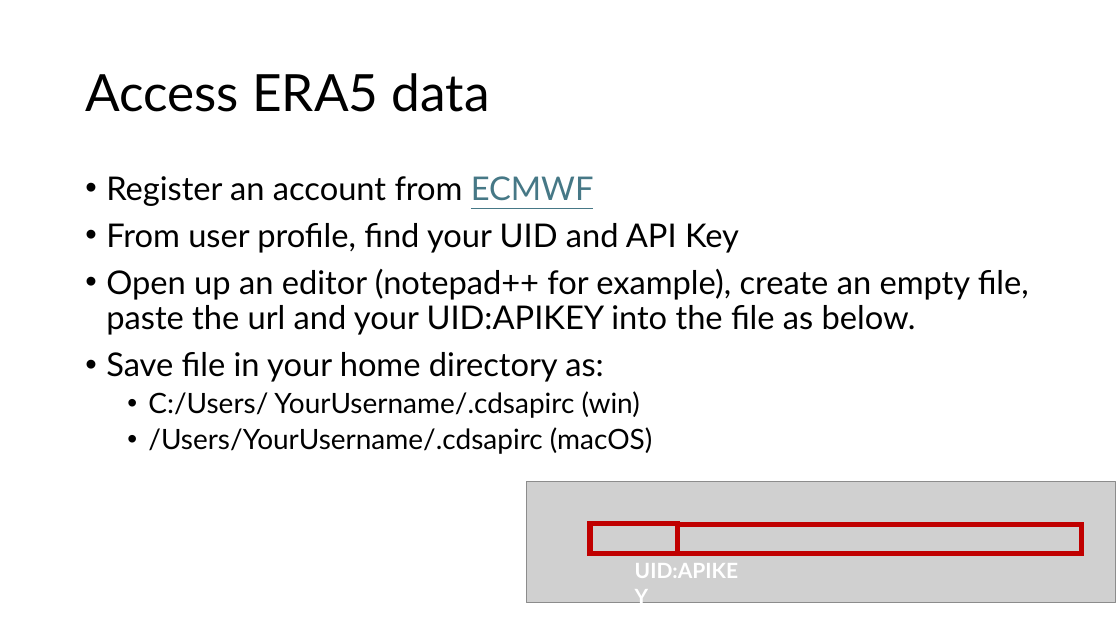
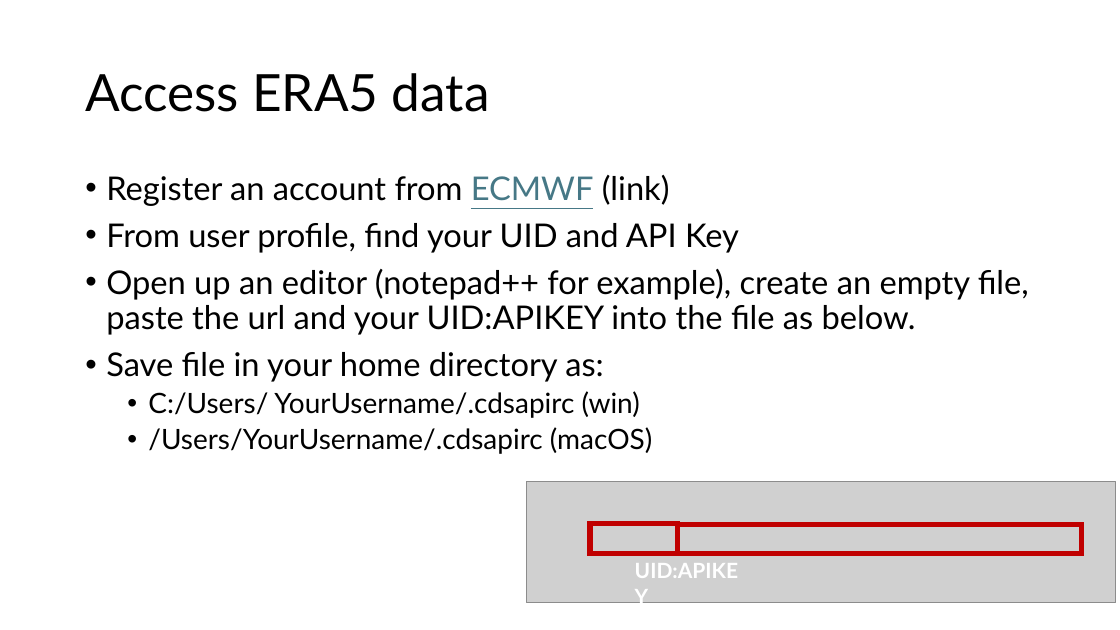
Before and after one commit to szkaifeng/ClimateDataIntro, a slide deck: slide 12 of Climate Data Introduction.pptx. Drawn at 1120x630 pixels with LibreOffice and Linux fonts; fonts in the diff are those of the drawing; grey boxes stand for pictures. Boxes give left, top, right and bottom in pixels: in the first picture for what was removed or moved away, otherwise in the second. Text is boxed around its words. In the diff, an @@ line names an element or a change of style, - is before the commit and + after.

```diff
--- a/Climate Data Introduction.pptx
+++ b/Climate Data Introduction.pptx
@@ text at (106,175,670,206): text changed @@
-• Register an account from ECMWF
+• Register an account from ECMWF (link)
```
Also in this commit, not shown: 11 other slides changed.
